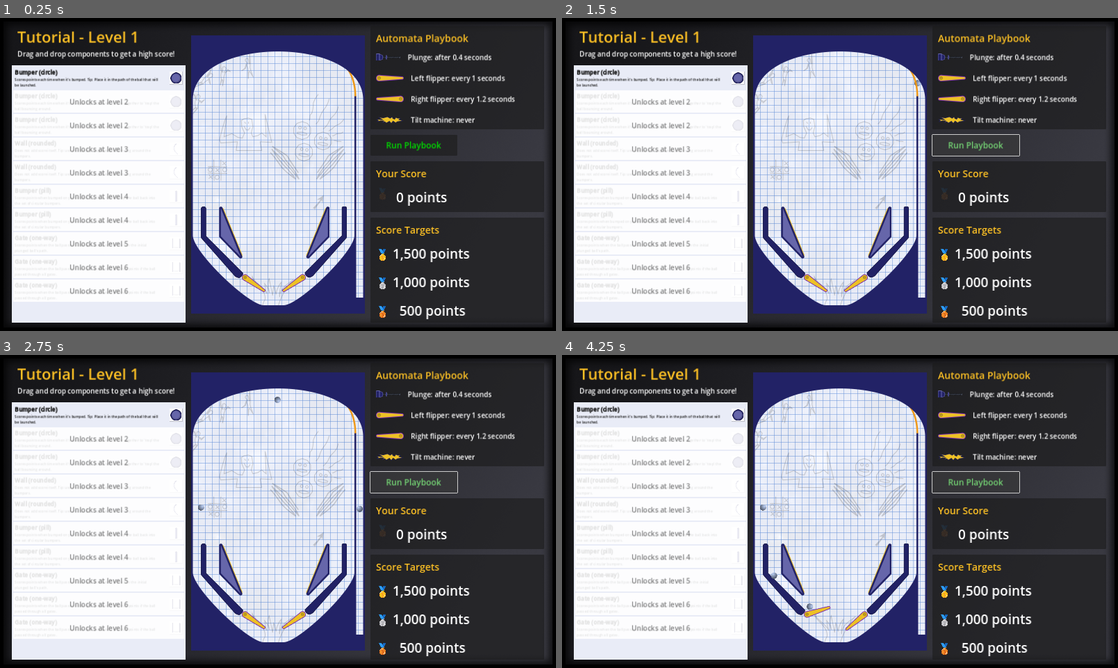
Above: before the commit, frames 1-4 (two rows, left to right).
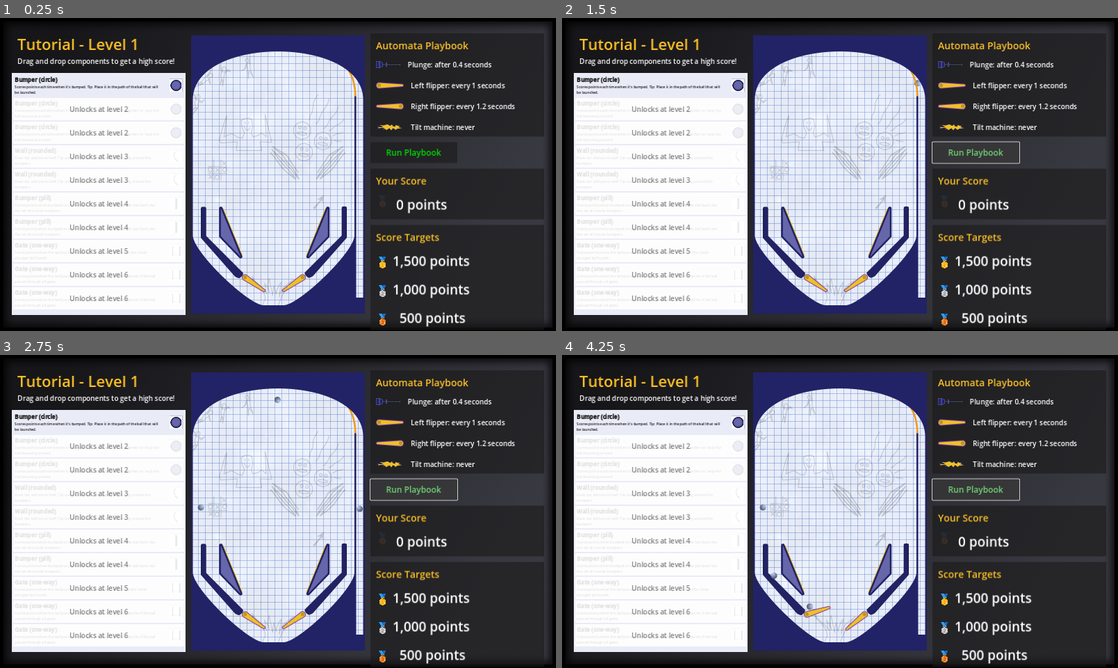
Above: after the commit, the same moments.

Repository: pincrediball/pincrediball
Game: Godot game, scene res://main.tscn
Two runs of this game, one before a commit and one after it. Both use one fixed random seed, a clock stepped at 60 frames per second and the inputs below.
Inputs:
- Up to frame 1 (0.25 s): no input
- Up to frame 2 (1.5 s): click "Run Playbook" at 0.5 s; click "Run Playbook" at 1.25 s
- Up to frame 3 (2.75 s): click "Run Playbook" at 2 s
- Up to frame 4 (4.25 s): no input

The runs differ from the first frame. In frame 1, 10% of the frame differs, in the area x 2-93%, y 4-99%; in frame 2, 10%; in frame 3, 10%; in frame 4, 10%.

Commit message:
Improve toolbox setup

Diff:
--- a/src/game.gd
+++ b/src/game.gd
@@ -11,6 +11,6 @@
 	%Playbook.playbookResource = currentLevelPlaybook
 	Music.startGameMusic()
 
-func _on_button_button_up():
+func _on_run_playbook_button_button_up():
 	Scoring.reset_score()
 	%machine.play(currentLevelPlaybook)
--- a/src/game.tscn
+++ b/src/game.tscn
@@ -44,31 +44,19 @@
 grow_vertical = 2
 texture = ExtResource("2_yhopt")
 
-[node name="machine" parent="." instance=ExtResource("1_b3inv")]
-unique_name_in_owner = true
-position = Vector2(550, 50)
-
-[node name="CenterContainer" type="CenterContainer" parent="."]
+[node name="LeftSide" type="MarginContainer" parent="."]
 process_mode = 3
-layout_mode = 1
-anchors_preset = 15
-anchor_right = 1.0
-anchor_bottom = 1.0
-grow_horizontal = 2
-grow_vertical = 2
-
-[node name="HBoxContainer" type="HBoxContainer" parent="CenterContainer"]
-layout_mode = 2
-theme_override_constants/separation = 16
-
-[node name="LeftSide" type="MarginContainer" parent="CenterContainer/HBoxContainer"]
 custom_minimum_size = Vector2(500, 0)
 layout_mode = 2
+offset_left = 34.0
+offset_top = 44.0
+offset_right = 534.0
+offset_bottom = 855.0
 
-[node name="LeftSideContent" type="VBoxContainer" parent="CenterContainer/HBoxContainer/LeftSide"]
+[node name="LeftSideContent" type="VBoxContainer" parent="LeftSide"]
 layout_mode = 2
 
-[node name="LevelHeader" type="MarginContainer" parent="CenterContainer/HBoxContainer/LeftSide/LeftSideContent"]
+[node name="LevelHeader" type="MarginContainer" parent="LeftSide/LeftSideContent"]
 layout_mode = 2
 size_flags_vertical = 0
 theme_override_constants/margin_left = 16
@@ -76,47 +64,55 @@
 theme_override_constants/margin_right = 16
 theme_override_constants/margin_bottom = 16
 
-[node name="VBoxContainer" type="VBoxContainer" parent="CenterContainer/HBoxContainer/LeftSide/LeftSideContent/LevelHeader"]
+[node name="VBoxContainer" type="VBoxContainer" parent="LeftSide/LeftSideContent/LevelHeader"]
 layout_mode = 2
 
-[node name="Header" type="Label" parent="CenterContainer/HBoxContainer/LeftSide/LeftSideContent/LevelHeader/VBoxContainer"]
+[node name="Header" type="Label" parent="LeftSide/LeftSideContent/LevelHeader/VBoxContainer"]
 layout_mode = 2
 text = "Tutorial - Level 1"
 label_settings = SubResource("LabelSettings_h6tt2")
 
-[node name="Explanation" type="Label" parent="CenterContainer/HBoxContainer/LeftSide/LeftSideContent/LevelHeader/VBoxContainer"]
+[node name="Explanation" type="Label" parent="LeftSide/LeftSideContent/LevelHeader/VBoxContainer"]
 layout_mode = 2
 text = "Drag and drop components to get a high score!"
 label_settings = ExtResource("2_ksjyh")
 autowrap_mode = 2
 
-[node name="Toolbox" parent="CenterContainer/HBoxContainer/LeftSide/LeftSideContent" instance=ExtResource("3_5lpl1")]
+[node name="Toolbox" parent="LeftSide/LeftSideContent" instance=ExtResource("3_5lpl1")]
 unique_name_in_owner = true
 layout_mode = 2
 
-[node name="Placeholder" type="Control" parent="CenterContainer/HBoxContainer"]
-clip_contents = true
-custom_minimum_size = Vector2(500, 800)
-layout_mode = 2
+[node name="machine" parent="." instance=ExtResource("1_b3inv")]
+unique_name_in_owner = true
+layout_mode = 0
+offset_left = 550.0
+offset_top = 50.0
+offset_right = 1050.0
+offset_bottom = 850.0
 
-[node name="MarginContainer" type="MarginContainer" parent="CenterContainer/HBoxContainer"]
+[node name="RightSide" type="MarginContainer" parent="."]
+process_mode = 3
 custom_minimum_size = Vector2(500, 0)
 layout_mode = 2
+offset_left = 1066.0
+offset_top = 44.0
+offset_right = 1566.0
+offset_bottom = 855.0
 
-[node name="RightSide" type="VBoxContainer" parent="CenterContainer/HBoxContainer/MarginContainer"]
+[node name="RightSideContent" type="VBoxContainer" parent="RightSide"]
 layout_mode = 2
 theme_override_constants/separation = 16
 
-[node name="Playbook" parent="CenterContainer/HBoxContainer/MarginContainer/RightSide" instance=ExtResource("5_t5wa1")]
+[node name="Playbook" parent="RightSide/RightSideContent" instance=ExtResource("5_t5wa1")]
 unique_name_in_owner = true
 layout_mode = 2
 
-[node name="GridContainer" type="GridContainer" parent="CenterContainer/HBoxContainer/MarginContainer/RightSide"]
+[node name="GridContainer" type="GridContainer" parent="RightSide/RightSideContent"]
 custom_minimum_size = Vector2(0, 60)
 layout_mode = 2
 columns = 2
 
-[node name="RunPlaybookButton" type="Button" parent="CenterContainer/HBoxContainer/MarginContainer/RightSide/GridContainer"]
+[node name="RunPlaybookButton" type="Button" parent="RightSide/RightSideContent/GridContainer"]
 layout_mode = 2
 size_flags_horizontal = 3
 size_flags_vertical = 3
@@ -128,12 +124,12 @@
 theme_override_font_sizes/font_size = 24
 text = "Run Playbook"
 
-[node name="Score" parent="CenterContainer/HBoxContainer/MarginContainer/RightSide" instance=ExtResource("7_ydt4m")]
+[node name="Score" parent="RightSide/RightSideContent" instance=ExtResource("7_ydt4m")]
 unique_name_in_owner = true
 layout_mode = 2
 
-[node name="Medals" parent="CenterContainer/HBoxContainer/MarginContainer/RightSide" instance=ExtResource("6_18ytx")]
+[node name="Medals" parent="RightSide/RightSideContent" instance=ExtResource("6_18ytx")]
 unique_name_in_owner = true
 layout_mode = 2
 
-[connection signal="button_up" from="CenterContainer/HBoxContainer/MarginContainer/RightSide/GridContainer/RunPlaybookButton" to="." method="_on_button_button_up"]
+[connection signal="button_up" from="RightSide/RightSideContent/GridContainer/RunPlaybookButton" to="." method="_on_run_playbook_button_button_up"]
--- a/src/game/tutorial/machine.gd
+++ b/src/game/tutorial/machine.gd
@@ -1,4 +1,4 @@
-extends Node2D
+extends SubViewportContainer
 
 const soundsPlunge = [
 	preload("res://sound/plunge-001.wav"),
@@ -29,14 +29,14 @@
 	Music.suppress()
 	get_tree().paused = false
 	get_tree().call_group("isResettablePinballComponent", "resetPinballComponent")
-	$FlipperLeft.reset(levelPlaybook.flipper_left_interval)
-	$FlipperRight.reset(levelPlaybook.flipper_right_interval)
+	%FlipperLeft.reset(levelPlaybook.flipper_left_interval)
+	%FlipperRight.reset(levelPlaybook.flipper_right_interval)
 	get_tree().create_timer(levelPlaybook.plunge_delay).connect("timeout", plunge)
 
 func stop():
 	get_tree().paused = true
-	$FlipperLeft.stop()
-	$FlipperRight.stop()
+	%FlipperLeft.stop()
+	%FlipperRight.stop()
 	Music.unsuppress()
 
 func plunge():
@@ -45,18 +45,16 @@
 	var ball: RigidBody2D = ballScene.instantiate()
 	ball.position = ballStartPosition
 	ball.linear_velocity = ballPlungeVelocity
-	add_child(ball)
+	%MachineNode2D.add_child(ball)
 
 func _can_drop_data(_at_position, data):
 	# TODO: Prevent overlaps
-	# return data.is_toolbox_item
-	return true
-
+	return data.is_toolbox_item
 
 func _drop_data(at_position, data):
 	var component = component_scenes[data.component_id].instantiate() as Node2D
 	component.position = at_position
-	add_child(component)
+	%MachineNode2D.add_child(component)
 
 func _on_drain_gutter_area_2d_body_entered(body):
 	if body.is_in_group("isBall"):
--- a/src/game/tutorial/machine.tscn
+++ b/src/game/tutorial/machine.tscn
@@ -17,110 +17,122 @@
 [sub_resource type="RectangleShape2D" id="RectangleShape2D_uvr46"]
 size = Vector2(90, 12)
 
-[node name="Machine" type="Node2D"]
+[node name="Machine" type="SubViewportContainer"]
+offset_right = 512.0
+offset_bottom = 512.0
 script = ExtResource("1_07uey")
 
-[node name="ColorRect" type="ColorRect" parent="."]
+[node name="AudioStreamPlayer" type="AudioStreamPlayer" parent="."]
+process_mode = 3
+
+[node name="SubViewport" type="SubViewport" parent="."]
+handle_input_locally = false
+size = Vector2i(500, 800)
+render_target_update_mode = 4
+
+[node name="MachineNode2D" type="Node2D" parent="SubViewport"]
+unique_name_in_owner = true
+
+[node name="ColorRect" type="ColorRect" parent="SubViewport/MachineNode2D"]
 offset_right = 500.0
 offset_bottom = 800.0
 
-[node name="TextureRect" type="TextureRect" parent="."]
+[node name="TextureRect" type="TextureRect" parent="SubViewport/MachineNode2D"]
 offset_right = 500.0
 offset_bottom = 800.0
 texture = ExtResource("2_jtvk6")
 stretch_mode = 1
 
-[node name="Sprite2D2" type="Sprite2D" parent="."]
+[node name="Sprite2D2" type="Sprite2D" parent="SubViewport/MachineNode2D"]
 modulate = Color(1, 1, 1, 0.294118)
 scale = Vector2(0.5, 0.5)
 texture = ExtResource("3_0e6op")
 centered = false
 
-[node name="Sprite2D" type="Sprite2D" parent="."]
+[node name="Sprite2D" type="Sprite2D" parent="SubViewport/MachineNode2D"]
 texture = ExtResource("4_5dxhy")
 centered = false
 
-[node name="Box" type="StaticBody2D" parent="." groups=["isWall"]]
+[node name="Box" type="StaticBody2D" parent="SubViewport/MachineNode2D" groups=["isWall"]]
 z_index = 50
 physics_material_override = SubResource("PhysicsMaterial_bg44k")
 
-[node name="Sprite2D_Box" type="Sprite2D" parent="Box"]
+[node name="Sprite2D_Box" type="Sprite2D" parent="SubViewport/MachineNode2D/Box"]
 texture = ExtResource("5_addj0")
 centered = false
 
-[node name="Collisions_Top" type="CollisionPolygon2D" parent="Box"]
+[node name="Collisions_Top" type="CollisionPolygon2D" parent="SubViewport/MachineNode2D/Box"]
 position = Vector2(250, 400)
 polygon = PackedVector2Array(-245, -219, -243, -240, -235, -260, -221, -280, -200, -300, -169, -319, -150, -328, -130,  …(298 unchanged characters)…
 
-[node name="Collisions_Bottom" type="CollisionPolygon2D" parent="Box"]
+[node name="Collisions_Bottom" type="CollisionPolygon2D" parent="SubViewport/MachineNode2D/Box"]
 position = Vector2(250, 400)
 polygon = PackedVector2Array(-245, -60, -250, -60, -250, 400, 250, 400, 250, -60, 245, -60, 245, 354, 225, 354, 225, 18 …(292 unchanged characters)…
 
-[node name="DrainGutterArea2D" type="Area2D" parent="."]
+[node name="DrainGutterArea2D" type="Area2D" parent="SubViewport/MachineNode2D"]
 
-[node name="CollisionShape2D" type="CollisionShape2D" parent="DrainGutterArea2D"]
+[node name="CollisionShape2D" type="CollisionShape2D" parent="SubViewport/MachineNode2D/DrainGutterArea2D"]
 position = Vector2(236, 794)
 shape = SubResource("RectangleShape2D_uvr46")
 
-[node name="LeftGuide" type="StaticBody2D" parent="." groups=["isWall"]]
+[node name="LeftGuide" type="StaticBody2D" parent="SubViewport/MachineNode2D" groups=["isWall"]]
 
-[node name="Sprite2D_LeftGuide" type="Sprite2D" parent="LeftGuide"]
+[node name="Sprite2D_LeftGuide" type="Sprite2D" parent="SubViewport/MachineNode2D/LeftGuide"]
 position = Vector2(89.3, 595.2)
 texture = ExtResource("6_lvykr")
 
-[node name="Collisions_LeftGuide" type="CollisionPolygon2D" parent="LeftGuide"]
+[node name="Collisions_LeftGuide" type="CollisionPolygon2D" parent="SubViewport/MachineNode2D/LeftGuide"]
 position = Vector2(233.3, 384.2)
 polygon = PackedVector2Array(-190, 113.015, -190, 193, -84, 299, -84, 303, -88, 309, -94, 313, -100, 313, -107, 309, -205, 199, -205, 113, -204, 110, -202, 109, -197.3, 108.8, -193, 109, -191, 110)
 
-[node name="RightGuide" type="StaticBody2D" parent="." groups=["isWall"]]
+[node name="RightGuide" type="StaticBody2D" parent="SubViewport/MachineNode2D" groups=["isWall"]]
 position = Vector2(475, 0)
 rotation = -3.14159
 scale = Vector2(1, -1)
 
-[node name="Sprite2D_LeftGuide" type="Sprite2D" parent="RightGuide"]
+[node name="Sprite2D_LeftGuide" type="Sprite2D" parent="SubViewport/MachineNode2D/RightGuide"]
 position = Vector2(87.7, 594.2)
 texture = ExtResource("6_lvykr")
 
-[node name="Collisions_LeftGuide" type="CollisionPolygon2D" parent="RightGuide"]
+[node name="Collisions_LeftGuide" type="CollisionPolygon2D" parent="SubViewport/MachineNode2D/RightGuide"]
 position = Vector2(231.7, 383.2)
 polygon = PackedVector2Array(-190, 113.015, -190, 193, -84, 299, -84, 303, -88, 309, -94, 313, -100, 313, -107, 309, -205, 199, -205, 113, -204, 110, -202, 109, -196.7, 108.8, -193, 109, -191, 110)
 
-[node name="PlungerGate" type="StaticBody2D" parent="."]
+[node name="PlungerGate" type="StaticBody2D" parent="SubViewport/MachineNode2D"]
 position = Vector2(457, 129)
 collision_layer = 2
 
-[node name="Sprite2D" type="Sprite2D" parent="PlungerGate"]
+[node name="Sprite2D" type="Sprite2D" parent="SubViewport/MachineNode2D/PlungerGate"]
 z_index = 40
 position = Vector2(1, 3)
 texture = ExtResource("7_tk6d3")
 
-[node name="CollisionPolygon2D" type="CollisionPolygon2D" parent="PlungerGate"]
+[node name="CollisionPolygon2D" type="CollisionPolygon2D" parent="SubViewport/MachineNode2D/PlungerGate"]
 polygon = PackedVector2Array(13, 46, 18, 46, 17, 31, 14, 11, 8, -9, -3, -36, -13, -33, -7, -29, -1, -19, 4, -8, 7, 1, 10, 12, 12, 22, 13, 32)
 
-[node name="PlungerArea2D" type="Area2D" parent="."]
+[node name="PlungerArea2D" type="Area2D" parent="SubViewport/MachineNode2D"]
 position = Vector2(457, 129)
 
-[node name="CollisionPolygon2D" type="CollisionPolygon2D" parent="PlungerArea2D"]
+[node name="CollisionPolygon2D" type="CollisionPolygon2D" parent="SubViewport/MachineNode2D/PlungerArea2D"]
 polygon = PackedVector2Array(13, 46, 18, 46, 17, 31, 14, 11, 8, -9, -3, -36, -13, -33, -7, -29, -1, -19, 4, -8, 7, 1, 10, 12, 12, 22, 13, 32)
 
-[node name="FlipperLeft" parent="." instance=ExtResource("4_6pi0p")]
+[node name="FlipperLeft" parent="SubViewport/MachineNode2D" instance=ExtResource("4_6pi0p")]
+unique_name_in_owner = true
 position = Vector2(155, 696)
 
-[node name="FlipperRight" parent="." instance=ExtResource("4_6pi0p")]
+[node name="FlipperRight" parent="SubViewport/MachineNode2D" instance=ExtResource("4_6pi0p")]
+unique_name_in_owner = true
 position = Vector2(321, 696)
 rotation = -3.14159
 scale = Vector2(1, -1)
 
-[node name="SlingLeft" parent="." instance=ExtResource("8_hrvvv")]
+[node name="SlingLeft" parent="SubViewport/MachineNode2D" instance=ExtResource("8_hrvvv")]
 position = Vector2(114, 567)
 
-[node name="SlingRight" parent="." instance=ExtResource("8_hrvvv")]
+[node name="SlingRight" parent="SubViewport/MachineNode2D" instance=ExtResource("8_hrvvv")]
 position = Vector2(365, 567)
 rotation = -3.14159
 scale = Vector2(1, -1)
 
-[node name="AudioStreamPlayer" type="AudioStreamPlayer" parent="."]
-process_mode = 3
-
-[connection signal="body_entered" from="DrainGutterArea2D" to="." method="_on_drain_gutter_area_2d_body_entered"]
-[connection signal="body_exited" from="PlungerArea2D" to="." method="_on_plunger_area_2d_body_exited"]
+[connection signal="body_entered" from="SubViewport/MachineNode2D/DrainGutterArea2D" to="." method="_on_drain_gutter_area_2d_body_entered"]
+[connection signal="body_exited" from="SubViewport/MachineNode2D/PlungerArea2D" to="." method="_on_plunger_area_2d_body_exited"]
